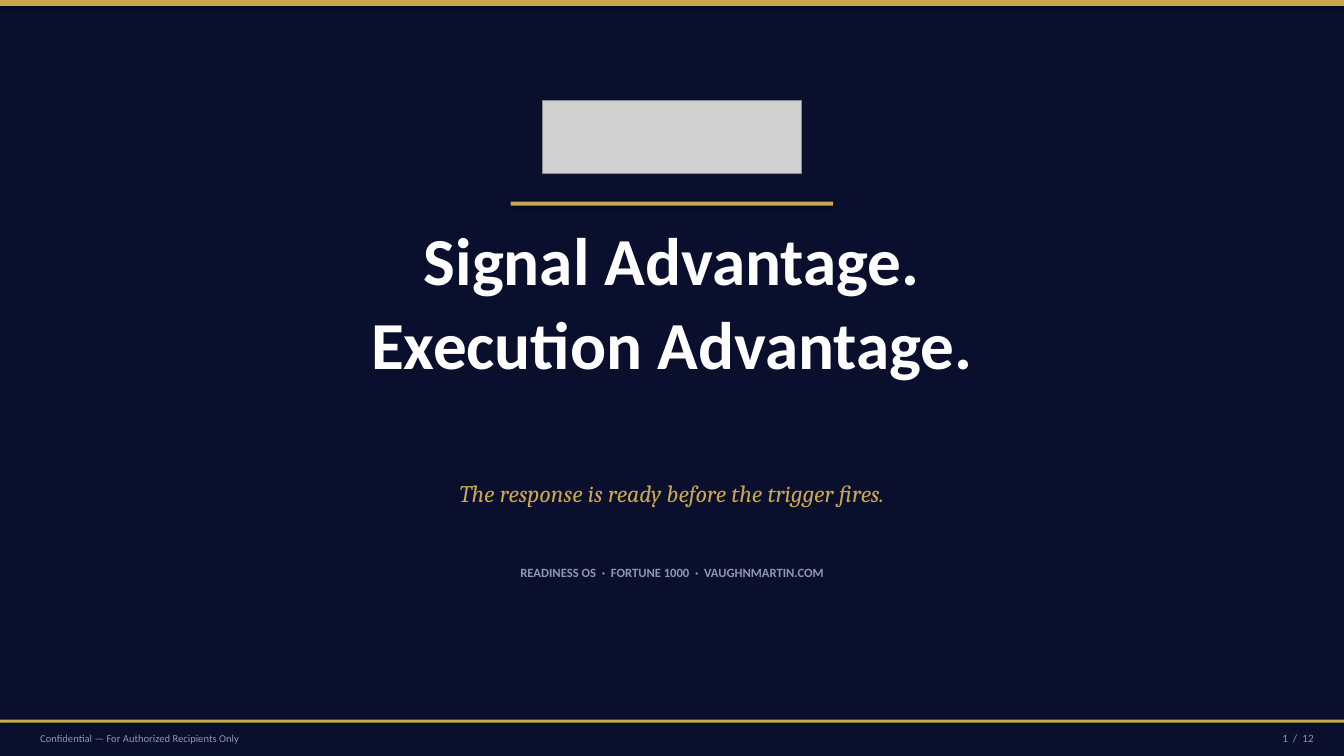
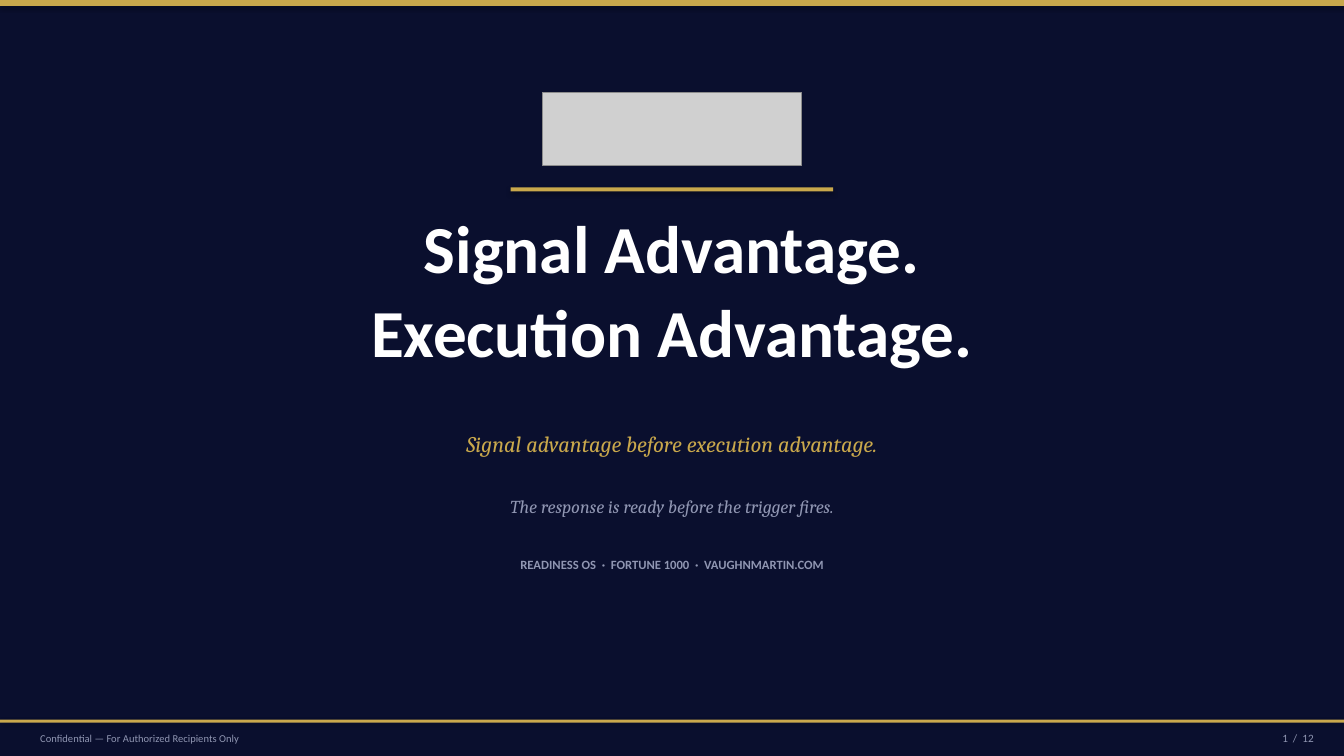
Before and after one commit to mbrunke18/CodePlatform1, a slide deck: slide 1 of attached_assets/VaughnMartin_Pitch_Deck_12Slide_FINAL.pptx. Drawn at 1344x756 pixels with LibreOffice and Linux fonts; fonts in the diff are those of the drawing; grey boxes stand for pictures. Boxes give left, top, right and bottom in pixels: in the first picture for what was removed or moved away, otherwise in the second. Text is boxed around its words. In the diff, an @@ line names an element or a change of style, - is before the commit and + after.

```diff
--- a/attached_assets/VaughnMartin_Pitch_Deck_12Slide_FINAL.pptx
+++ b/attached_assets/VaughnMartin_Pitch_Deck_12Slide_FINAL.pptx
@@ picture: place and size @@
-picture at bbox=[542, 101, 803, 173]
+picture at bbox=[542, 93, 803, 165]
@@ text "Signal Advantage.": place and size @@
-text "Signal Advantage." at bbox=[371, 238, 973, 381]
+text "Signal Advantage." at bbox=[371, 226, 973, 369]
@@ rectangle: place and size @@
-rectangle at bbox=[511, 202, 834, 206]
+rectangle at bbox=[511, 188, 834, 192]
@@ text added at bbox=[466, 436, 877, 457], 16 pt, text #C9A84C, italic @@
+Signal advantage before execution advantage.
@@ text "The response is ready before ...": place and size @@
-text "The response is ready before ..." at bbox=[460, 485, 884, 507]
+text "The response is ready before ..." at bbox=[510, 500, 833, 517]
@@ text "The response is ready before ..." at bbox=[510, 500, 833, 517]: size 17 to 13 pt, text colour #C9A84C to #9096B2 @@
@@ text "READINESS OS · FORTUNE 1000 ...": place and size @@
-text "READINESS OS · FORTUNE 1000 ..." at bbox=[520, 569, 824, 577]
+text "READINESS OS · FORTUNE 1000 ..." at bbox=[520, 561, 824, 569]
```
Also in this commit, not shown: 10 other slides changed, 1 slide added, 1 slide removed, 1 other file.
